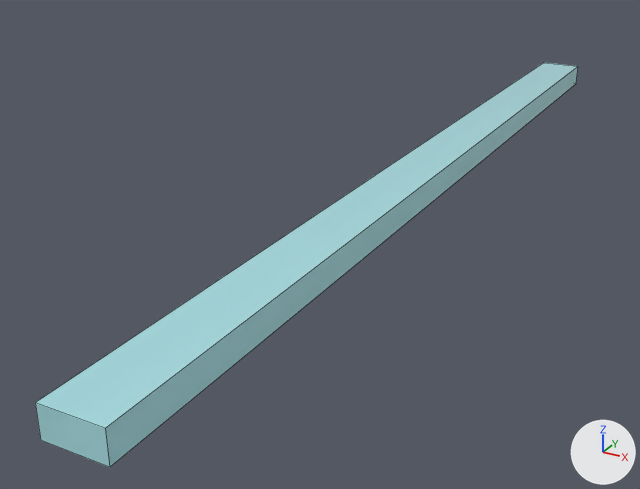
The Blender file Platform Concave.blend as it was, and as the next commit left it.
Both versions are drawn from a 50 mm camera at (125.0, -315.0, 110.0) aimed at (-29.0, -35.0, -29.0). Every picture has the same lights, and +X, +Y and +Z are marked at lower right. Mesh edges are drawn as thin lines.

Objects in the first picture: 'Cube-col'.
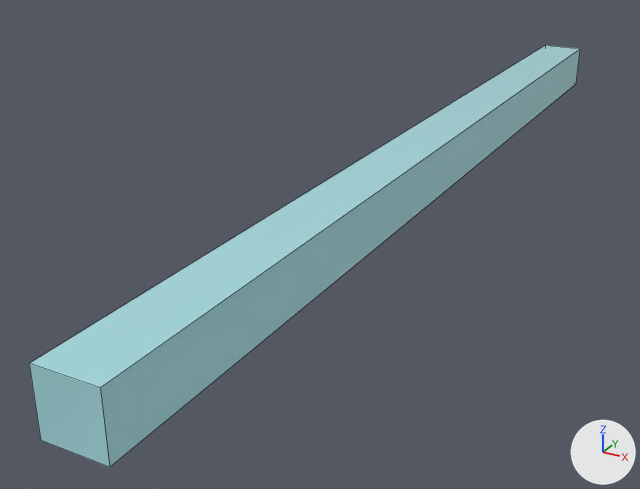
Commit message: Center platforms

Where the change shows, as pixel boxes [x1, y1, x2, y2] in the pictures (640 x 489 px):
'Cube-col', reshaped
    before: [35, 63, 578, 467]
    after: [29, 45, 580, 467]

Patch to the scene script:
```diff
--- a/Platform Concave.blend.py
+++ b/Platform Concave.blend.py
@@ me_cube_001 @@
 me_cube_001.from_pydata(...)  # 9 vertices, 6 faces; spans x -10.0..10.0, y -200.0..200.0, z -10.0..28.0
 # used by ob_cube_col; location = (0.0, 0.0, 0.0)
 # before: 1 (10.0, -200.0, 0.0) at pixel (105, 428), 3 (-10.0, 200.0, 0.0) at pixel (543, 62), 4 (-10.0, -200.0, 0.0) at pixel (35, 402), 8 (10.0, 200.0, 0.0) at pixel (578, 66)
+# me_cube_001 part 1
+for i in [1, 3, 4, 8]: me_cube_001.vertices[i].co += Vector((0.0, 0.0, 10.0))
 me_cube_001.materials.append(mat_material)
```
